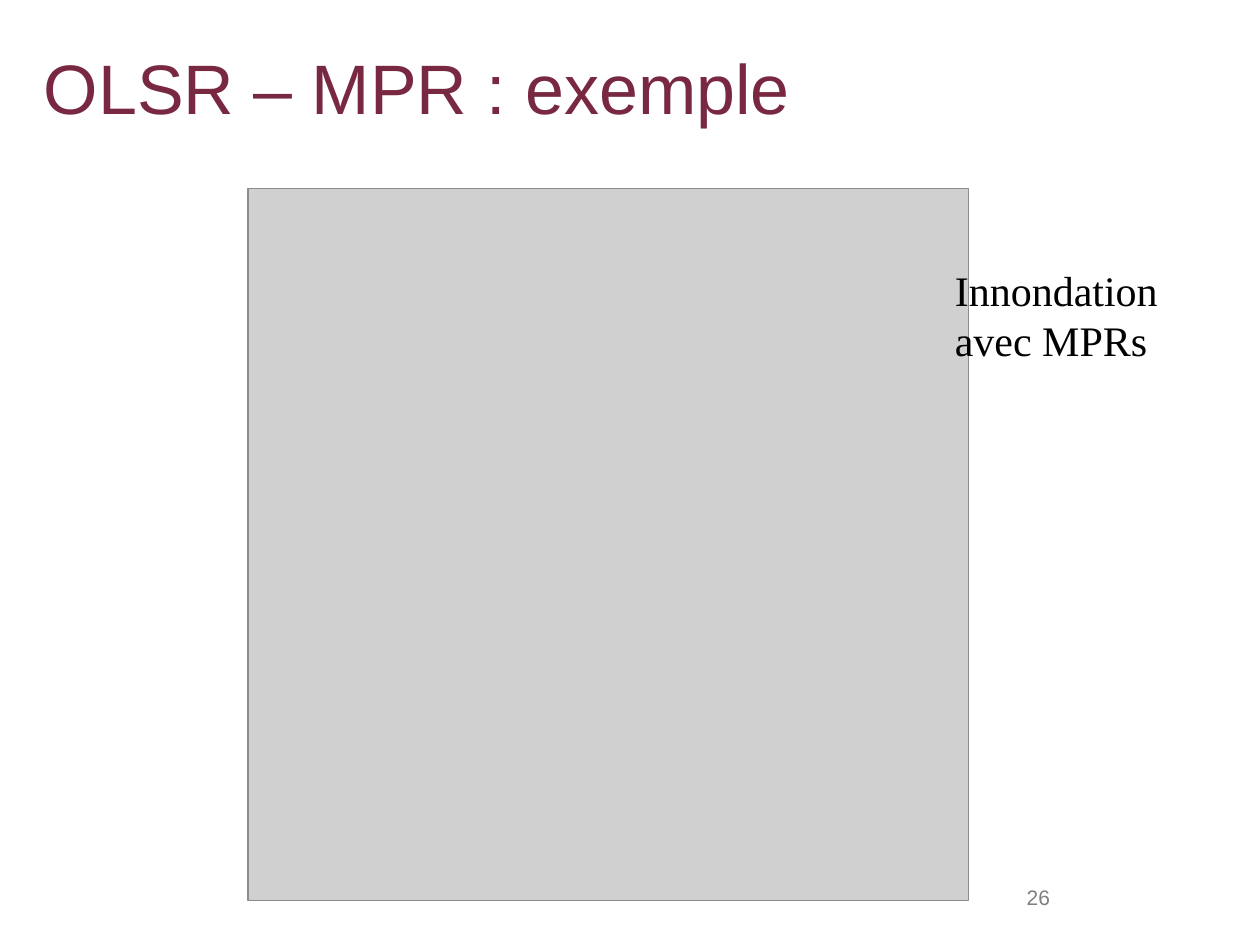
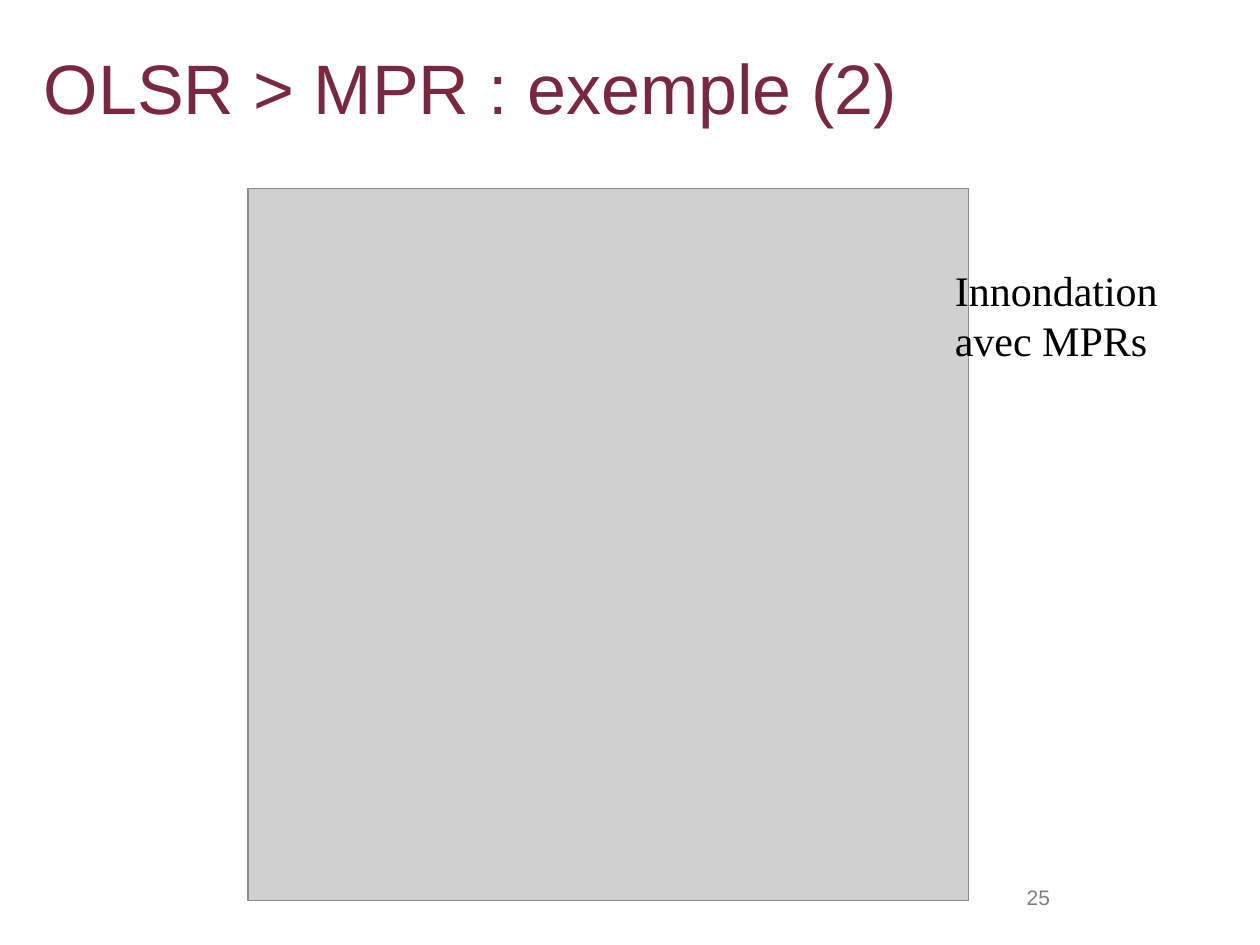
Before and after one commit to lbarbisan/adhoc, a slide deck: slide 25 of work/les_routages_adhoc.odp (slide 26 before the commit). Drawn at 1260x945 pixels with LibreOffice and Linux fonts; fonts in the diff are those of the drawing; grey boxes stand for pictures; background and template pictures are left out. Boxes give left, top, right and bottom in pixels: in the first picture for what was removed or moved away, otherwise in the second. Text is boxed around its words. In the diff, an @@ line names an element or a change of style, - is before the commit and + after.

```diff
--- a/work/les_routages_adhoc.odp
+++ b/work/les_routages_adhoc.odp
@@ title at (44,63,897,127): text changed @@
-OLSR – MPR : exemple
+OLSR > MPR : exemple (2)
@@ page number at (1027,890,1050,905): text changed @@
-26
+25
```
Also in this commit, not shown: 28 other slides changed, 1 slide removed, 1 other file.
